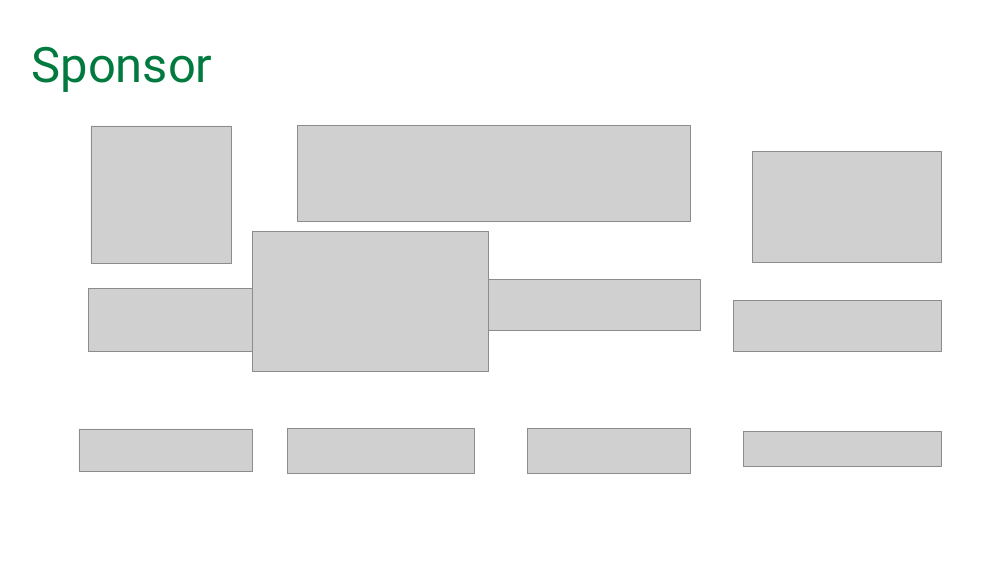
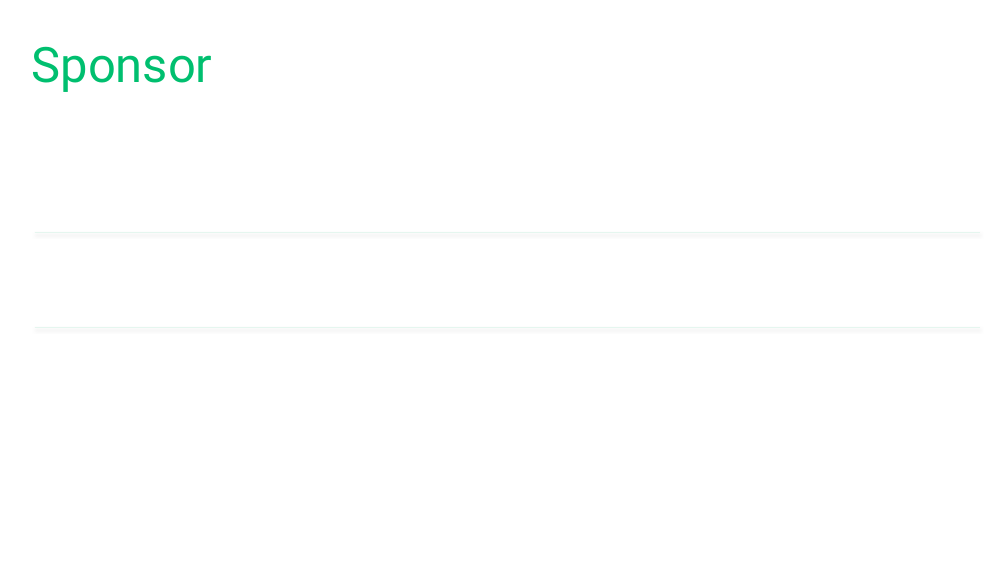
Before and after one commit to mrg3d/demo-opsstudio-repo, a slide deck: slide 2 of Introducing SQL Operations Studio.pptx. Drawn at 1008x567 pixels with LibreOffice and Linux fonts; fonts in the diff are those of the drawing; grey boxes stand for pictures; background and template pictures are left out. Boxes give left, top, right and bottom in pixels: in the first picture for what was removed or moved away, otherwise in the second. Text is boxed around its words. In the diff, an @@ line names an element or a change of style, - is before the commit and + after.

```diff
--- a/Introducing SQL Operations Studio.pptx
+++ b/Introducing SQL Operations Studio.pptx
@@ title "Sponsor" at box(32, 46, 213, 92): text colour #007A3E to #00BF6F @@
@@ picture removed at box(91, 126, 232, 263) @@
@@ picture removed at box(298, 125, 690, 222) @@
@@ picture removed at box(752, 152, 941, 263) @@
@@ line added from (35, 233) to (980, 233), #00BF6F 0.25 pt @@
@@ picture removed at box(252, 231, 488, 371) @@
@@ picture removed at box(88, 289, 252, 352) @@
@@ picture removed at box(488, 280, 701, 331) @@
@@ line added from (35, 328) to (980, 328), #00BF6F 0.25 pt @@
@@ picture removed at box(733, 300, 941, 351) @@
@@ picture removed at box(79, 429, 252, 471) @@
@@ picture removed at box(287, 429, 474, 473) @@
@@ picture removed at box(527, 429, 690, 473) @@
@@ picture removed at box(743, 432, 942, 466) @@
```
Also in this commit, not shown: 16 other slides changed, 8 slides added, 4 slides removed.
